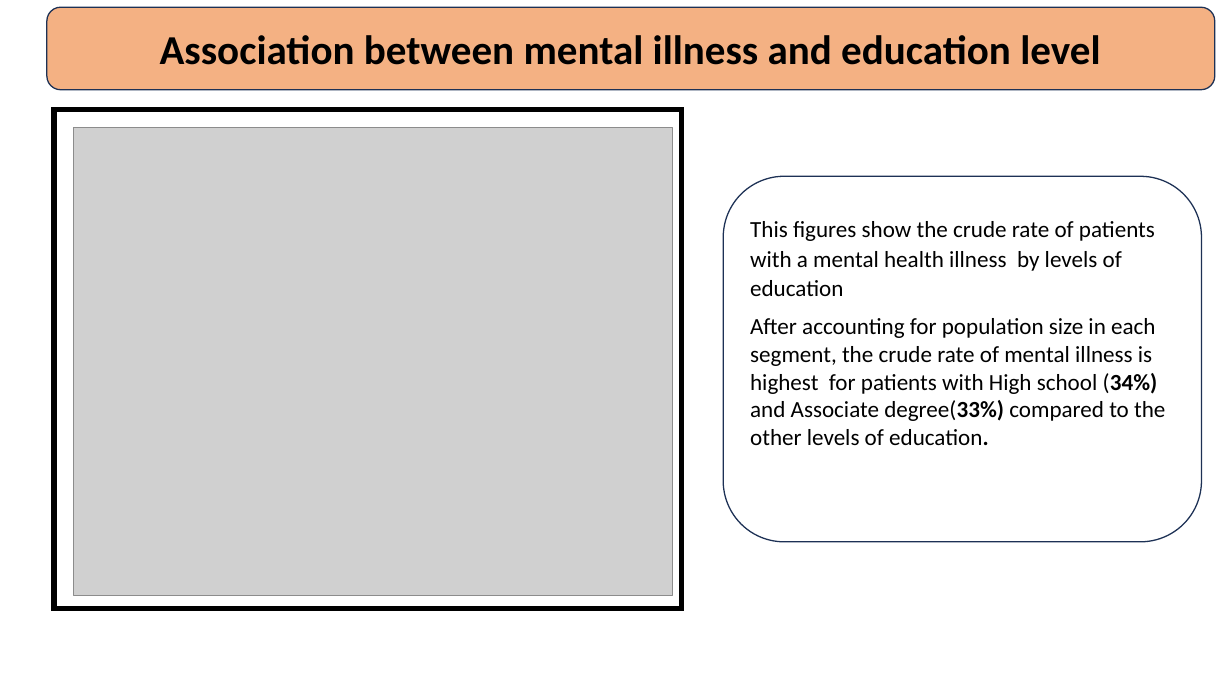
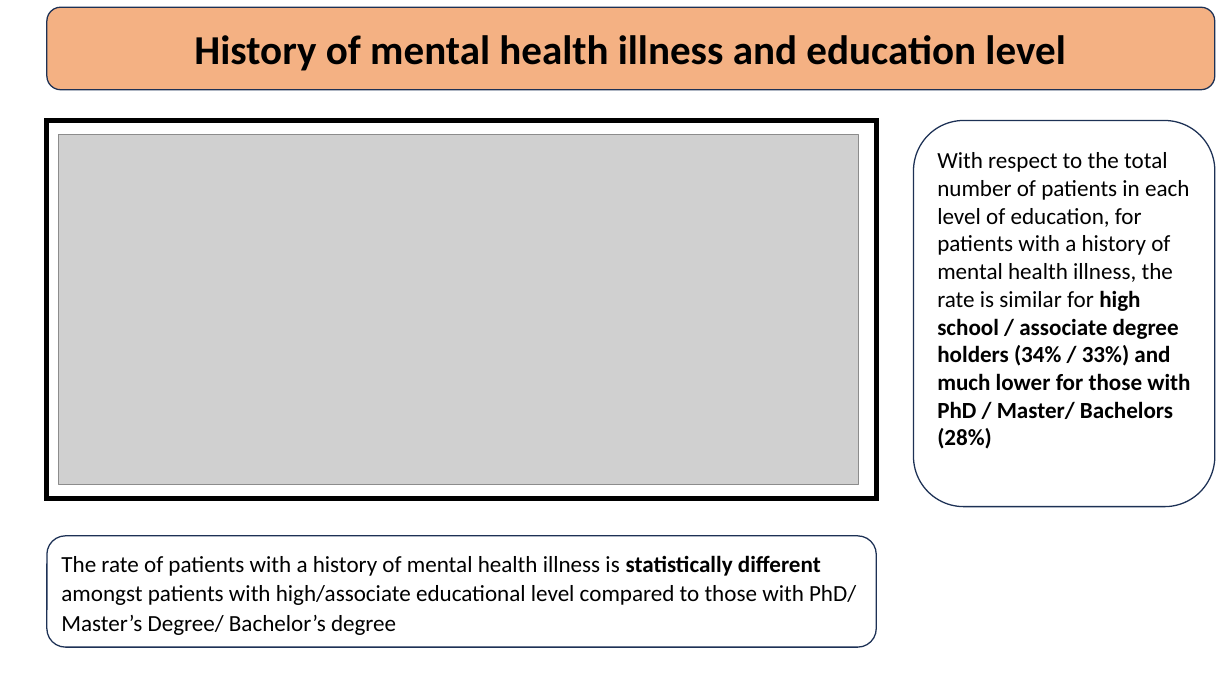
Before and after one commit to hnanji/PREDICTING-MH, a slide deck: slide 9 of reports/mental.health.pptx (slide 8 before the commit). Drawn at 1232x693 pixels with LibreOffice and Linux fonts; fonts in the diff are those of the drawing; grey boxes stand for pictures. Boxes give left, top, right and bottom in pixels: in the first picture for what was removed or moved away, otherwise in the second. Text is boxed around its words. In the diff, an @@ line names an element or a change of style, - is before the commit and + after.

```diff
--- a/reports/mental.health.pptx
+++ b/reports/mental.health.pptx
@@ text in rounded rectangle at [194, 35, 1065, 71]: text changed @@
-Association between mental illness and education level
+History of mental health illness and education level
@@ rectangle: place and size @@
-rectangle at [54, 109, 681, 609]
+rectangle at [47, 120, 877, 499]
@@ picture: place and size @@
-picture at [74, 128, 673, 595]
+picture at [58, 134, 859, 484]
@@ rounded rectangle "With respect to the total ...": place and size @@
-rounded rectangle "With respect to the total ..." at [724, 177, 1202, 543]
+rounded rectangle "With respect to the total ..." at [914, 120, 1215, 506]
@@ text in rounded rectangle at [937, 152, 1190, 508]: text changed @@
-This figures show the crude rate of patients with a mental health illness by levels of education
-After accounting for population size in each segment, the crude rate of mental illness is highest for patients with High school (34%) and Associate degree(33%) compared to the other levels of education.
+With respect to the total number of patients in each level of education, for patients with a history of mental health illness, the rate is similar for high school / associate degree holders (34% / 33%) and much lower for those with PhD / Master/ Bachelors (28%)
+• or those between
@@ rounded rectangle added at [47, 536, 877, 647], fill #FFFFFF, outline #1E3256 1 pt, 18 pt, text #000000 @@
+The rate of patients with a history of mental health illness is statistically different amongst patients with high/associate educational level compared to those with PhD/ Master’s Degree/ Bachelor’s degree %.
```
Also in this commit, not shown: 16 other slides changed, 4 slides added, 2 slides removed.
